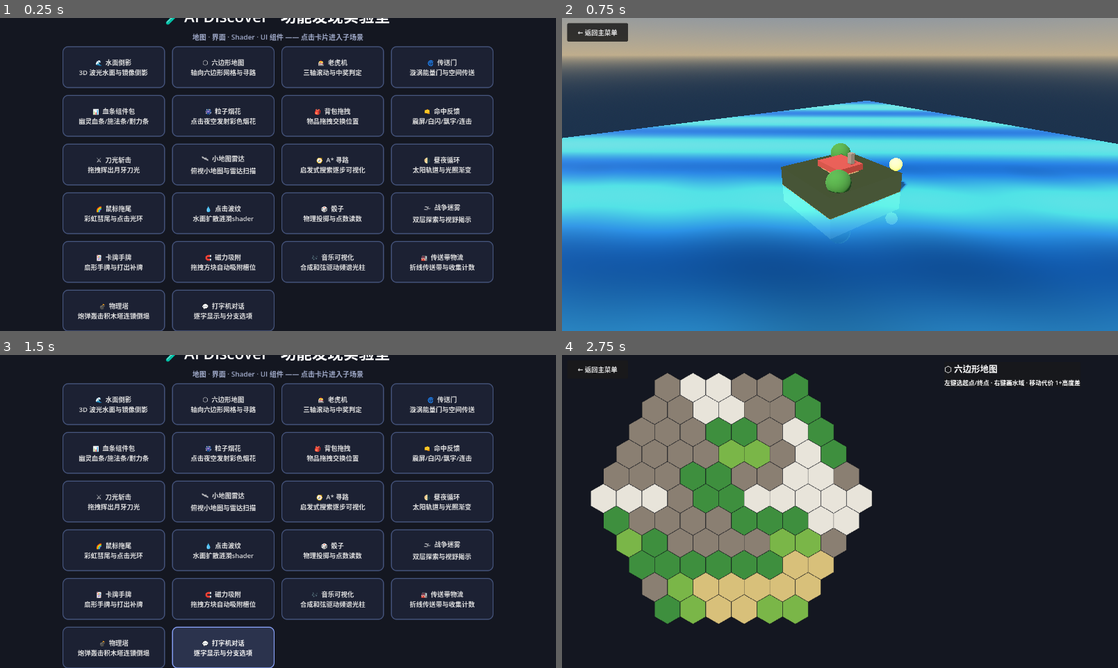
Above: before the commit, frames 1-4 (two rows, left to right).
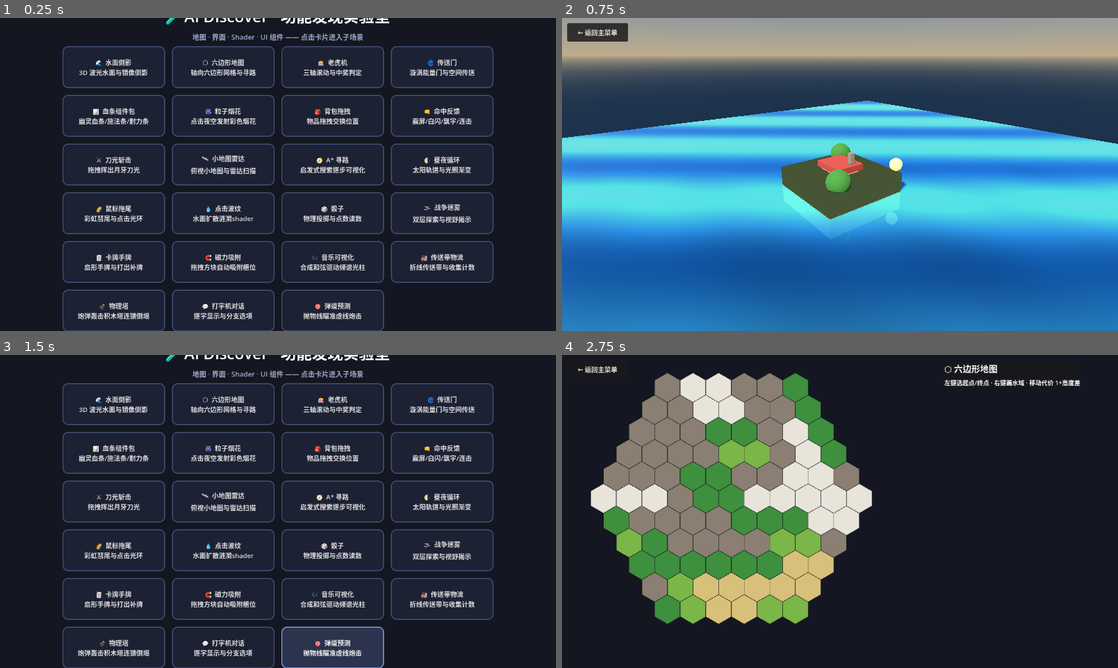
Above: after the commit, the same moments.

Repository: richardkiwilee/pyFramework
Game: Godot game, scene res://scenes/menu.tscn
Two runs of this game, one before a commit and one after it. Both use one fixed random seed, a clock stepped at 60 frames per second and the inputs below.
Inputs:
- Up to frame 1 (0.25 s): no input
- Up to frame 2 (0.75 s): click "🌊 水面倒影 3D 波光水面与镜像倒影" at 0.5 s
- Up to frame 3 (1.5 s): click "← 返回主菜单" at 1.25 s
- Up to frame 4 (2.75 s): click "⬡ 六边形地图 轴向六边形网格与寻路" at 2 s

The runs differ from the first frame. In frame 1, 0.5% of the frame differs, in the area x 50-70%, y 86-100%; in frame 2, nothing differs; in frame 3, 4.7%, in the area x 30-70%, y 86-100%; in frame 4, nothing differs.

Commit message:
ai-discover: 功能23 弹道预测——抛物线瞄准虚线+炮击目标计分
Co-Authored-By: Claude <noreply@anthropic.com>

Diff:
--- /dev/null
+++ b/ai-discover/features/trajectory/trajectory.gd
@@ -0,0 +1,134 @@
+extends Node2D
+## =============================================================================
+## 弹道预测 —— 鼠标瞄准显示抛物线虚线，点击发射炮弹击中目标
+## =============================================================================
+## · 炮弹 = 纯运动学抛物线（初速固定 620，重力 700，无空气阻力）；
+## · 预测线：沿弹道每 0.04s 采样一个点，画成渐隐虚线（落到地面为止）；
+## · 击中目标：目标闪红消失、+1 分、随机刷新一个新目标；
+## · 落点尘雾：小圆点粒子散开。
+## =============================================================================
+
+const GRAVITY := 700.0
+const LAUNCH_SPEED := 620.0
+const GROUND_Y := 620.0
+const CANNON := Vector2(140, 620)
+const TARGET_COUNT := 4
+
+var _aim := Vector2(0, -1)
+var _ball: Dictionary = {}      # {pos, vel, trail}
+var _puffs: Array = []          # {pos, t}
+var _targets: Array = []        # {pos, alive, flash}
+var _score := 0
+
+@onready var score_label: Label = $CanvasLayer/ScoreLabel
+
+
+func _ready() -> void:
+	for i in TARGET_COUNT:
+		_targets.append({
+			"pos": Vector2(480 + i * 200 + randf_range(-40, 40), GROUND_Y - 28),
+			"alive": true,
+			"flash": 0.0,
+		})
+
+
+func _process(delta: float) -> void:
+	# 炮弹运动学推进
+	if not _ball.is_empty():
+		_ball["vel"].y += GRAVITY * delta
+		_ball["pos"] += _ball["vel"] * delta
+		_ball["trail"].append(_ball["pos"])
+		if _ball["trail"].size() > 60:
+			_ball["trail"].pop_front()
+		if _ball["pos"].y >= GROUND_Y:
+			_impact(_ball["pos"])
+			_ball = {}
+	# 尘雾扩散
+	for p in _puffs:
+		p["t"] += delta
+	_puffs = _puffs.filter(func(p: Dictionary) -> bool: return p["t"] < 0.5)
+	# 目标受击闪红渐隐
+	for t in _targets:
+		if t["flash"] > 0.0:
+			t["flash"] = maxf(0.0, t["flash"] - delta)
+	queue_redraw()
+
+
+func _unhandled_input(event: InputEvent) -> void:
+	if event is InputEventMouseMotion:
+		if event.position.y < CANNON.y - 40:
+			_aim = (event.position - CANNON).normalized()
+		queue_redraw()
+	elif event is InputEventMouseButton and event.pressed and event.button_index == MOUSE_BUTTON_LEFT:
+		if event.position.y < CANNON.y - 40 and _ball.is_empty():
+			_aim = (event.position - CANNON).normalized()
+			_fire(_aim)
+		get_viewport().set_input_as_handled()
+
+
+## 发射（供测试直接调用）
+func _fire(dir: Vector2) -> void:
+	_ball = {"pos": CANNON, "vel": dir * LAUNCH_SPEED, "trail": [CANNON]}
+
+
+## 落地：判定目标 + 尘雾
+func _impact(pos: Vector2) -> void:
+	for t in _targets:
+		if t["alive"] and pos.distance_to(t["pos"]) < 55.0:
+			t["alive"] = false
+			t["flash"] = 0.35
+			_score += 1
+			score_label.text = "🎯 命中：%d" % _score
+			# 随机位置刷新一个新目标
+			t["pos"] = Vector2(randf_range(420, 1150), GROUND_Y - 28)
+			t["alive"] = true
+	for i in 8:
+		_puffs.append({
+			"pos": pos + Vector2(randf_range(-14, 14), randf_range(-8, 8)),
+			"t": 0.0,
+		})
+
+
+## 弹道采样（供预测线绘制与测试）
+func _predict(dir: Vector2) -> PackedVector2Array:
+	var pts := PackedVector2Array()
+	for i in 60:
+		var t := i * 0.04
+		var p := CANNON + dir * LAUNCH_SPEED * t + Vector2(0, 0.5 * GRAVITY * t * t)
+		pts.append(p)
+		# t>0 才判定落地（炮口本身就在地面上，t=0 时立即 break 就错了）
+		if t > 0.01 and p.y >= GROUND_Y:
+			break
+	return pts
+
+
+func _draw() -> void:
+	# 地面与天空
+	draw_rect(Rect2(0, 0, 1280, GROUND_Y), Color(0.13, 0.18, 0.30))
+	draw_rect(Rect2(0, GROUND_Y, 1280, 100), Color(0.24, 0.30, 0.20))
+	# 预测虚线
+	var pts := _predict(_aim)
+	for i in pts.size() - 1:
+		var f := 1.0 - float(i) / pts.size()
+		draw_line(pts[i], pts[i + 1], Color(1, 1, 1, f * 0.55), 2.0)
+		draw_circle(pts[i], 3.0, Color(1, 1, 1, f * 0.8))
+	# 炮
+	draw_circle(CANNON, 20, Color(0.3, 0.32, 0.38))
+	draw_line(CANNON, CANNON + _aim * 46, Color(0.5, 0.52, 0.6), 10.0)
+	# 目标（木桶）
+	for t in _targets:
+		if t["flash"] > 0.0:
+			draw_rect(Rect2(t["pos"] - Vector2(28, 28), Vector2(56, 56)), Color(1.0, 0.3, 0.3))
+		else:
+			draw_rect(Rect2(t["pos"] - Vector2(28, 28), Vector2(56, 56)), Color(0.55, 0.36, 0.20))
+			draw_rect(Rect2(t["pos"] - Vector2(28, 28), Vector2(56, 56)), Color(0.25, 0.15, 0.08), false, 2.0)
+	# 炮弹 + 尾迹
+	if not _ball.is_empty():
+		for i in _ball["trail"].size():
+			var f: float = float(i) / _ball["trail"].size()
+			draw_circle(_ball["trail"][i], 4.0 * f, Color(1, 0.85, 0.4, f * 0.7))
+		draw_circle(_ball["pos"], 9, Color(0.1, 0.1, 0.12))
+	# 尘雾
+	for p in _puffs:
+		var f: float = 1.0 - p["t"] / 0.5
+		draw_circle(p["pos"] + Vector2(p["t"] * 40.0, -p["t"] * 30.0), 4.0 * f, Color(0.6, 0.55, 0.45, f * 0.7))
--- /dev/null
+++ b/ai-discover/features/trajectory/trajectory.tscn
@@ -0,0 +1,27 @@
+[gd_scene load_steps=3 format=3]
+
+[ext_resource type="Script" path="res://features/trajectory/trajectory.gd" id="1_main"]
+[ext_resource type="PackedScene" path="res://scenes/back_button.tscn" id="2_back"]
+
+[node name="Trajectory" type="Node2D"]
+script = ExtResource("1_main")
+
+[node name="BackButton" parent="." instance=ExtResource("2_back")]
+
+[node name="CanvasLayer" type="CanvasLayer" parent="."]
+
+[node name="ScoreLabel" type="Label" parent="CanvasLayer"]
+offset_left = 16.0
+offset_top = 16.0
+offset_right = 400.0
+offset_bottom = 52.0
+theme_override_font_sizes/font_size = 22
+text = "🎯 命中：0"
+
+[node name="HintLabel" type="Label" parent="CanvasLayer"]
+offset_left = 16.0
+offset_top = 690.0
+offset_right = 1000.0
+offset_bottom = 716.0
+theme_override_font_sizes/font_size = 14
+text = "🎯 移动鼠标瞄准（虚线为弹道预测）· 点击发射 · 击碎木桶得分"
--- a/ai-discover/scripts/menu.gd
+++ b/ai-discover/scripts/menu.gd
@@ -32,6 +32,7 @@
 	{"icon": "🏭", "name": "传送带物流", "desc": "折线传送带与收集计数", "scene": "res://features/conveyor/conveyor.tscn"},
 	{"icon": "💣", "name": "物理塔", "desc": "炮弹轰击积木塔连锁倒塌", "scene": "res://features/physics_tower/physics_tower.tscn"},
 	{"icon": "💬", "name": "打字机对话", "desc": "逐字显示与分支选项", "scene": "res://features/dialog/dialog.tscn"},
+	{"icon": "🎯", "name": "弹道预测", "desc": "抛物线瞄准虚线炮击", "scene": "res://features/trajectory/trajectory.tscn"},
 ]
 
 @onready var grid: GridContainer = $CenterBox/VBox/Grid
